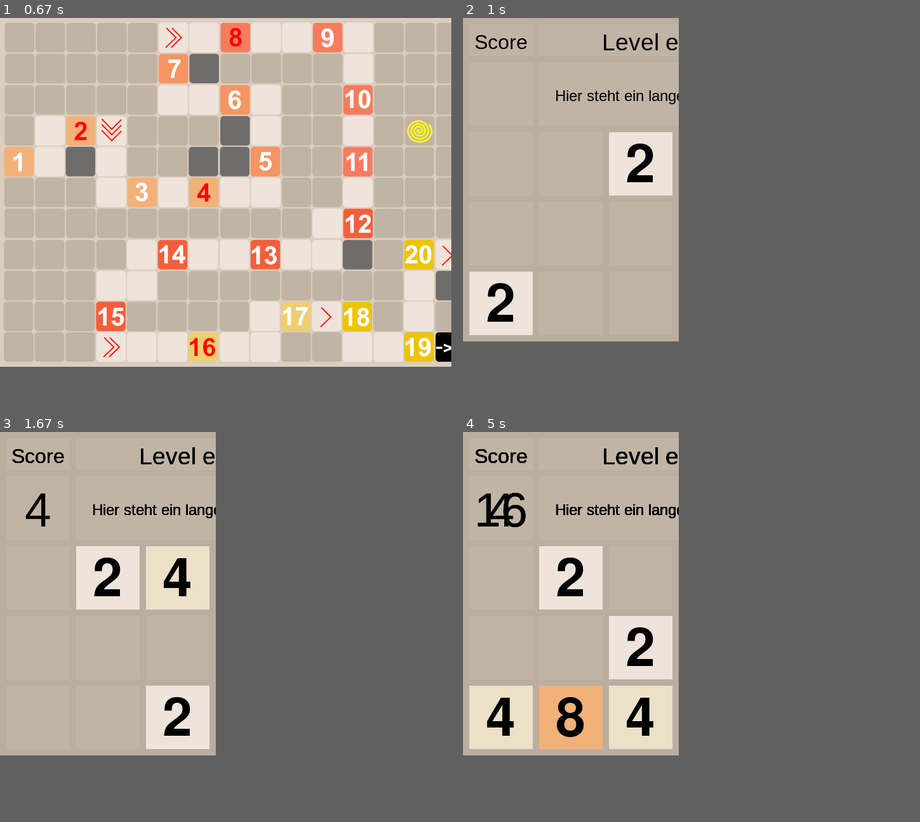
Above: before the commit, frames 1-4 (two rows, left to right).
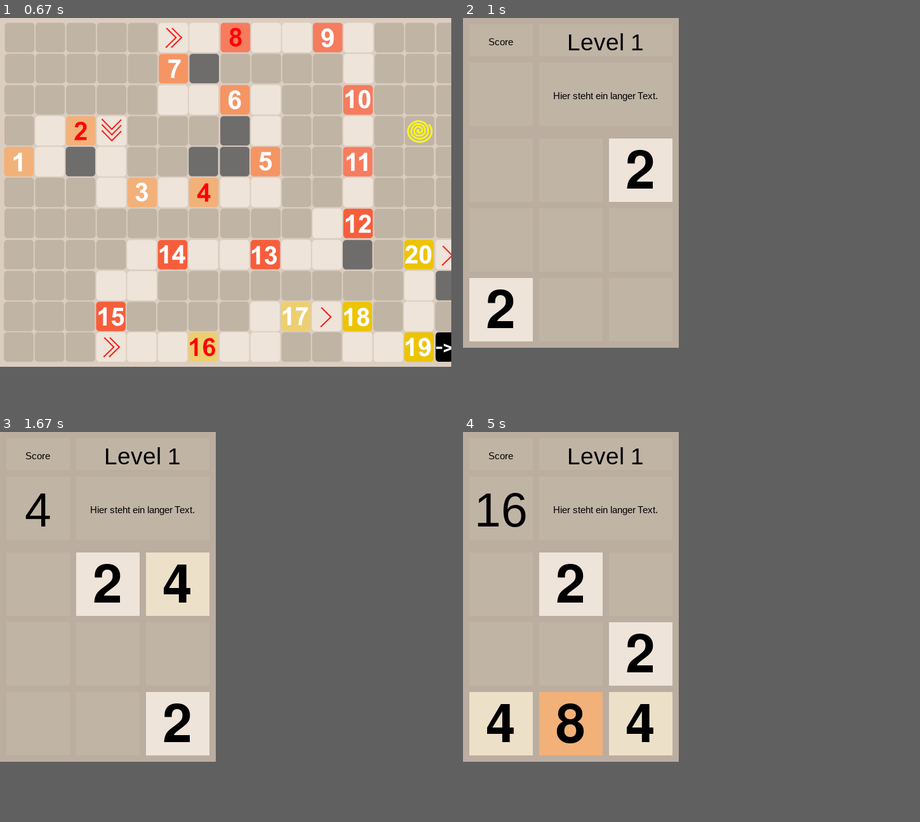
Above: after the commit, the same moments.

Repository: KapitaenKirSche/2048
Game: pygame game, started from main.py
The game is run twice, just before and just after one commit, with the same random seed, the same clock (stepped at 60 frames per second) and the same inputs.
Inputs (mouse positions are in pixels of both pictures, inside the frame that each line leads up to):
- Up to frame 1 (0.67 s): tap Space at 0.33 s
- Up to frame 2 (1 s): click (481, 162) at 0.72 s
- Up to frame 3 (1.67 s): hold Right 1-1.47 s; hold Up from 1.5 s (still down)
- Up to frame 4 (5 s): release Up at 1.8 s; hold Left 2.33-2.87 s; hold Down 2.9-3.2 s; hold Up 3.67-4.03 s; hold Down from 4.73 s (still down)
In our replay, in frame 2 the window is 340x510 before the commit and 340x520 after it. These sizes can differ from the game's own. Grey fills any space a smaller window leaves; there, only what the larger window draws over its background counts as a difference.

Frame 1 is identical in both runs. In frame 2, 2.7% of the frame differs, in the area x 1-48%, y 3-83%; in frame 3, 3.5%; in frame 4, 5.2%.

Commit message:
updated UI

Diff:
--- a/config.py
+++ b/config.py
@@ -30,9 +30,10 @@
 size = 100  # 1 Block ist 100 Pixel breit und hoch
 size_in_between = 10  #Abstand zwischen allen Blöcken, sowie zwischen block und rand
 xextra = 0
+level=0
 
 yextra = 0
-yextra_top = size+size//2+2*size_in_between
+yextra_top = size+size//2+3*size_in_between
 
 xmax = width * size + xextra + size_in_between * (
     width + 1)  # x-Koordinate des rechten Randes
--- a/logic.py
+++ b/logic.py
@@ -288,17 +288,36 @@
       fenster.blit(tile_surfs[tile], (rectx, recty))
 
 
-def drawUIingame(fenster, colors=config.colors):
+def drawUIingame(fenster, colors=config.colors,level_goal_text="Hier steht ein langer Text."):
   '''
   Input: score(int, aktuelle Punktezahl), fenster(pygame.window)
   Zeichnet das Spielfeld in das Fenster
   '''
+  level_goal_text_list=level_goal_text.split(" ")
+  level_goal_text_to_giveout=""
+  index=0
+  # for i in level_goal_text_list:
+  #   if index == len(level_goal_text_list)//2+1:
+  #     level_goal_text_to_giveout+="\n"
+  #     level_goal_text_to_giveout+=i+" "
+  #   else:
+  #     level_goal_text_to_giveout+=i+" "
+  #   index+=1
+  level_goal_text_to_giveout=level_goal_text
+
+
+
   fenster.fill(colors.get("bg"))
-
-  draw_text_in_box(config.score_txt_box,"Score")
+  color=0
+  config.score_txt_box.fill(config.colors.get(color))
+  config.score_box.fill(config.colors.get(color))
+  config.level_info_box.fill(config.colors.get(color))
+  config.level_goal_box.fill(config.colors.get(color))
+
+  draw_text_in_box(config.score_txt_box,"Score",max_fontsize=16)
   draw_text_in_box(config.score_box,config.score)
-  draw_text_in_box(config.level_info_box,"Level "+str(config.status[-1]))
-  draw_text_in_box(config.level_goal_box,"Hier steht ein langer Text.")
+  draw_text_in_box(config.level_info_box,"Level "+str(config.level))
+  draw_text_in_box(config.level_goal_box,level_goal_text_to_giveout)
 
   fenster.blit(config.score_txt_box,config.score_txt_pos)
   fenster.blit(config.score_box, config.score_pos)
@@ -344,28 +363,23 @@
   return tiles
 
 def setup_surfaces_ui():
-  color=0
   config.score_txt_box = pygame.Surface((config.size, config.size // 2))
-  config.score_txt_box.fill(config.colors.get(color))
   config.score_txt_pos = (config.size_in_between,config.size_in_between)
 
-
   config.score_box = pygame.Surface((config.size, config.size))
-  config.score_box.fill(config.colors.get(color))
   config.score_pos = (config.size_in_between, config.size_in_between*2+config.size // 2)
 
-  config.level_info_box = pygame.Surface((3*config.size+2*config.size_in_between, config.size//2))
-  config.level_info_box.fill(config.colors.get(color))
+  config.level_info_box = pygame.Surface(((config.width-1)*config.size+(config.width-2)*config.size_in_between, config.size//2))
   config.level_info_pos = (2*config.size_in_between+config.size, config.size_in_between)
 
-  config.level_goal_box = pygame.Surface((3 * config.size + 2 * config.size_in_between, config.size))
-  config.level_goal_box.fill(config.colors.get(color))
+  config.level_goal_box = pygame.Surface(((config.width-1)*config.size+(config.width-2)*config.size_in_between, config.size))
   config.level_goal_pos = (2 * config.size_in_between + config.size, config.size_in_between*2+config.size // 2)
 
 
 def draw_text_in_box(surface,
                      text,
                      font="Arial",
+                     max_fontsize=9999,
                      color=(0, 0, 0),
                      fact=0.85):
   """
@@ -385,7 +399,8 @@
     text_to_draw = my_font.render(str(text), True, color)
     text_width = text_to_draw.get_width()
     text_height = text_to_draw.get_height()
-  my_font = pygame.font.SysFont(font, fontsize - 1)
+
+  my_font = pygame.font.SysFont(font, min(fontsize, max_fontsize) - 1)
 
   text_to_draw = my_font.render(str(text), True, color)
   text_width = text_to_draw.get_width()
@@ -404,7 +419,7 @@
   config.board = copy.deepcopy(board)
   config.width = len(board[0])
   config.length = len(board)
-  yextra_top = config.size + config.size // 2 + 2 * config.size_in_between
+  config.yextra_top = config.size + config.size // 2 + 3 * config.size_in_between
   config.xmax = config.width * config.size + config.xextra + config.size_in_between * (
       config.width + 1)
   config.ymax = config.yextra_top + config.length * config.size + config.yextra + config.size_in_between * (
--- a/main.py
+++ b/main.py
@@ -121,6 +121,7 @@
 
   elif cfg.status == "level1Init":
     cfg.status = "gameInit"
+    cfg.level=1
 
   elif cfg.status == "gameInit":
     window = pygame.display.set_mode((cfg.xmax, cfg.ymax))
